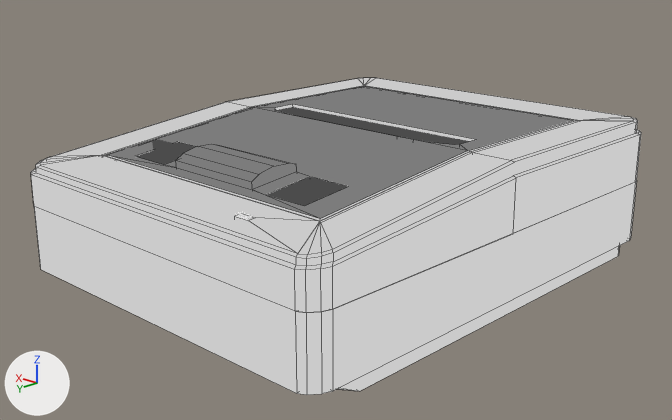
The Blender file Assets/Art/Consoles/Device_SNES.blend as it was, and as the next commit left it.
The view is the same before and after, from a camera (50 mm lens) standing at (-0.0299, 0.0322, 0.0128) and looking at (-0.0001, 0.001, -0.0008). Every picture has the same lights, and +X, +Y and +Z are marked at lower left. Mesh edges are drawn as thin lines on the coarser meshes.

Objects in the first picture: 'EjectButton', 'EjectFlap', 'Hull_Bottom', 'Hull_Top', 'PowerSwitch', 'ResetButton'.
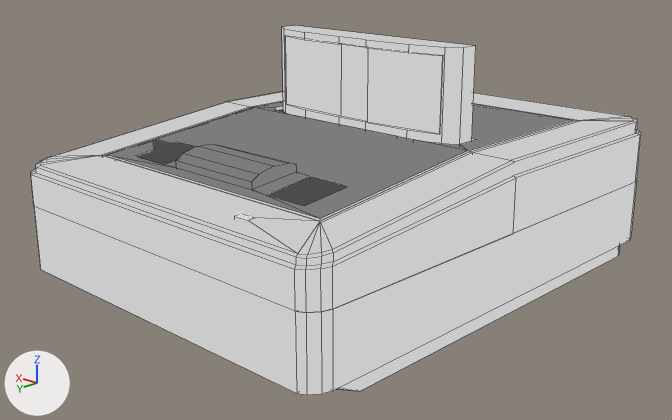
ob_cartridge_modifier is not drawn itself; it is used by a modifier of ob_cartridge.
ob_cartridgehole_modifier is not drawn itself; it is used by a modifier of ob_cartridge.

Pixel boxes [x1, y1, x2, y2] of what changed, in the pictures (672 x 420 px):
'Cartridge', added: after [282, 25, 476, 145]
'EjectFlap', unchanged, covered by the edit: before [278, 107, 470, 145]; after [278, 109, 285, 113]

What changed in the scene script:
```text
Add me_cube_014:
    me_cube_014.from_pydata([(-0.00087, 0.0009, 0.00074), (-0.00087, 0.0009, 0.00425), (0.00087, 0.0009, 0.00074), (0.00087, 0.0009, 0.00425), (-0.005, 0.00061, 0.00074), (-0.005, 0.00061, 0.00425), (0.00508, 0.00061, 0.00425), (0.00508, 0.00061, 0.00074)], [], [(1, 0, 4, 5), (6, 7, 2, 3), (0, 1, 3, 2)])
Add me_cube_006:
    me_cube_006.from_pydata(...)  # 24 vertices, 14 faces; spans x -0.00575..0.00575, y -0.0009..0.0009, z -0.00425..0.00425
    me_cube_006.materials.append(mat_hull_light)
Add me_cube_015:
    me_cube_015.from_pydata(...)  # 16 vertices, 12 faces; spans x -0.5..0.5, y -1.06..0.5, z -0.5..0.5
Add ob_cartridgehole_modifier:
    ob_cartridgehole_modifier = bpy.data.objects.new('CartridgeHole_Modifier', me_cube_015)
    ob_cartridgehole_modifier.parent = ob_cartridge
    ob_cartridgehole_modifier.matrix_parent_inverse = Matrix(((1.0, 0.0, 0.0, 0.0), (0.0, 1.0, 0.0, 0.0011), (0.0, 0.0, 1.0, -0.0075), (0.0, 0.0, 0.0, 1.0)))
    ob_cartridgehole_modifier.location = (0.0, -0.0000286, 0.00618)
    ob_cartridgehole_modifier.scale = (0.007, 0.0008, 0.0004)
    ob_cartridgehole_modifier.hide_set(True)
Add ob_cartridge:
    ob_cartridge = bpy.data.objects.new('Cartridge', me_cube_006)
    ob_cartridge.location = (0.0, -0.0011, 0.0031)
    _m = ob_cartridge.modifiers.new('Boolean', 'BOOLEAN')
    _m.object = ob_cartridge_modifier
    _m = ob_cartridge.modifiers.new('Boolean.001', 'BOOLEAN')
    _m.object = ob_cartridgehole_modifier
Add ob_cartridge_modifier:
    ob_cartridge_modifier = bpy.data.objects.new('Cartridge_Modifier', me_cube_014)
    ob_cartridge_modifier.parent = ob_cartridge
    ob_cartridge_modifier.matrix_parent_inverse = Matrix(((1.0, 0.0, 0.0, 0.0), (0.0, 1.0, 0.0, 0.0011), (0.0, 0.0, 1.0, -0.0075), (0.0, 0.0, 0.0, 1.0)))
    ob_cartridge_modifier.location = (0.0, -0.000987, 0.00714)
    _m = ob_cartridge_modifier.modifiers.new('Solidify', 'SOLIDIFY')
    _m.thickness = 0.0003
    ob_cartridge_modifier.hide_set(True)
```
